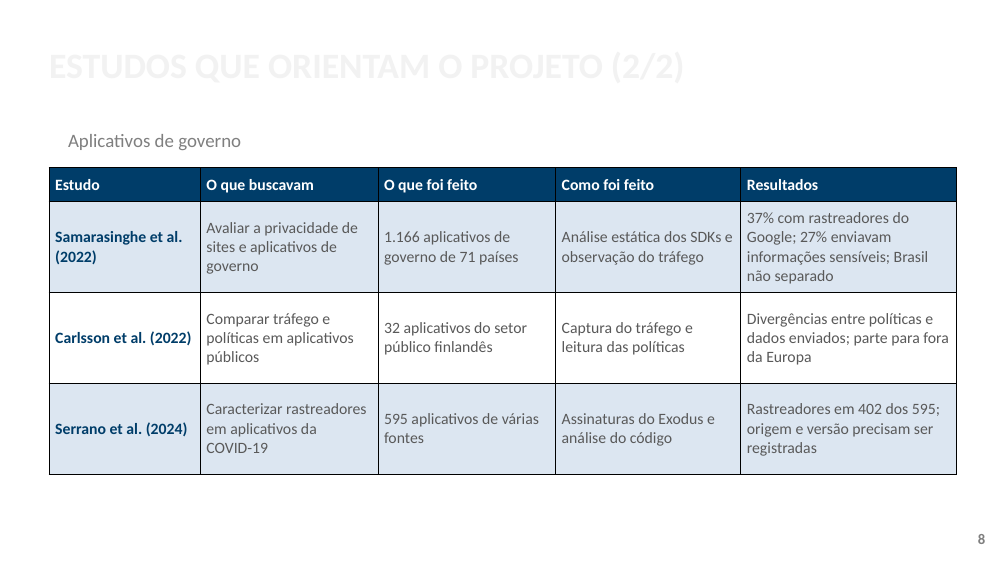
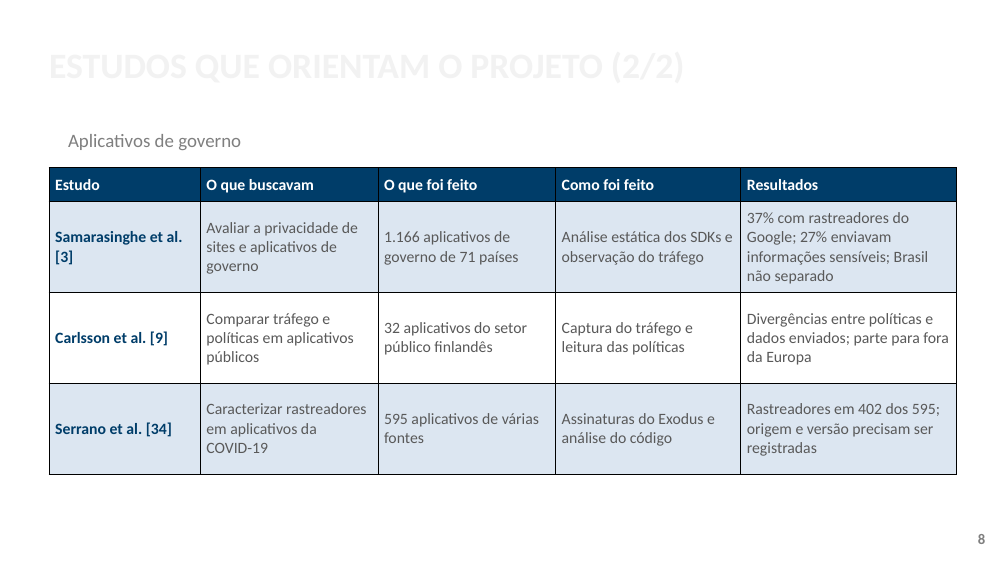
Before and after one commit to ClaudioAMF1/TCC, a slide deck: slide 8 of tcc/apresentacao/apresentacao-defesa-final.pptx. Drawn at 1008x567 pixels with LibreOffice and Linux fonts; fonts in the diff are those of the drawing; background and template pictures are left out. Boxes give left, top, right and bottom in pixels: in the first picture for what was removed or moved away, otherwise in the second. Text is boxed around its words. In the diff, an @@ line names an element or a change of style, - is before the commit and + after.

```diff
--- a/tcc/apresentacao/apresentacao-defesa-final.pptx
+++ b/tcc/apresentacao/apresentacao-defesa-final.pptx
@@ table at <box>49,168,957,474</box> @@
-row 2, column 1: Samarasinghe et al. (2022)
+row 2, column 1: Samarasinghe et al. [3]
-row 3, column 1: Carlsson et al. (2022)
+row 3, column 1: Carlsson et al. [9]
-row 4, column 1: Serrano et al. (2024)
+row 4, column 1: Serrano et al. [34]
```
Also in this commit, not shown: 12 other slides changed, 6 other files.
